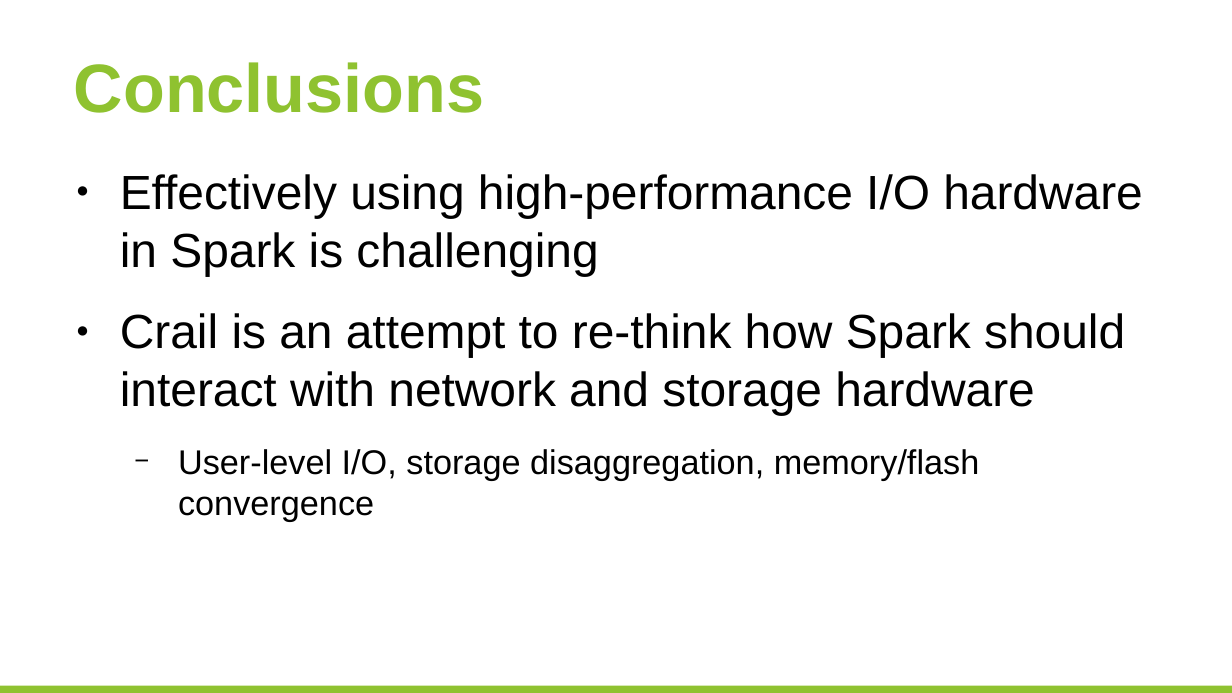
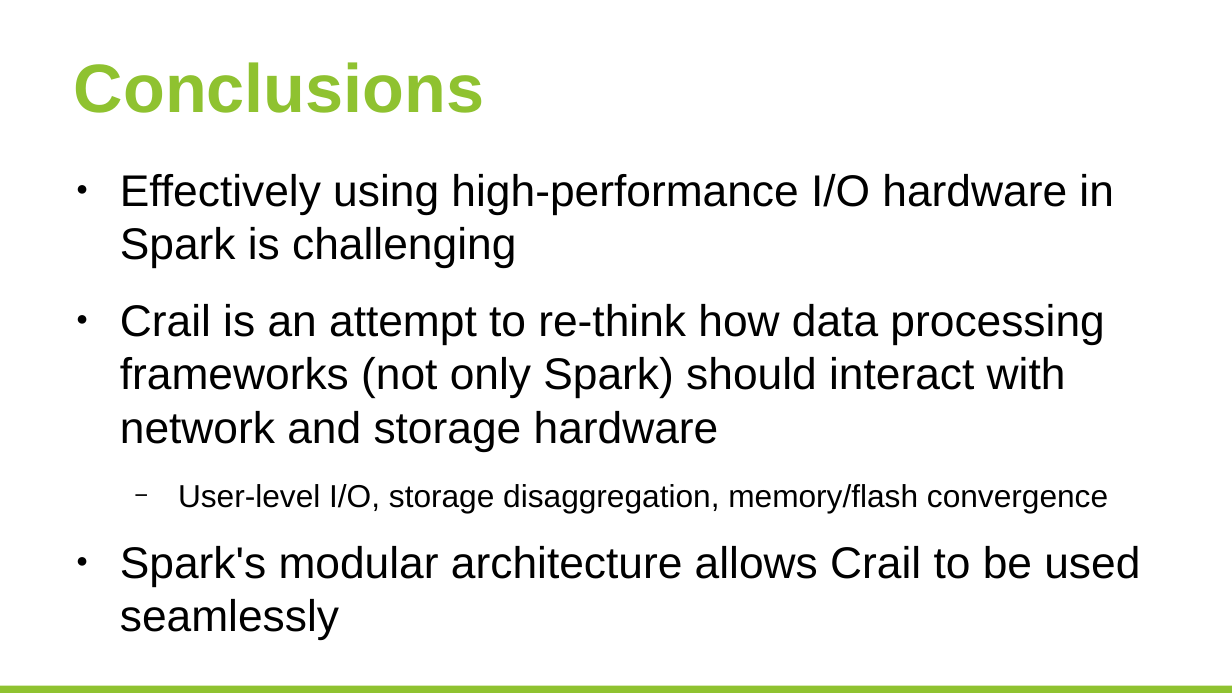
Before and after one commit to huangyibo/spark-summit-17, a slide deck: slide 28 of crail-spark-summit.odp (slide 27 before the commit). Drawn at 1232x693 pixels with LibreOffice and Linux fonts; fonts in the diff are those of the drawing; background and template pictures are left out. Boxes give left, top, right and bottom in pixels: in the first picture for what was removed or moved away, otherwise in the second. Text is boxed around its words. In the diff, an @@ line names an element or a change of style, - is before the commit and + after.

Commit message:
crail deck

```diff
--- a/crail-spark-summit.odp
+++ b/crail-spark-summit.odp
@@ text at [120,174,1113,513]: size 28 to 25.9 pt in "Effectively using high-performance I/O hardware in Spark ..."; size 20 to 18.5 pt in "User-level I/O, storage disaggregation, memory/flash converg ..." @@
@@ text at [120,304,1104,451]: text changed; size 28 to 25.9 pt @@
-● Crail is an attempt to re-think how Spark should interact with network and storage hardware
+● Crail is an attempt to re-think how data processing frameworks (not only Spark) should interact with network and storage hardware
@@ text at [120,546,1140,639]: paragraph added @@
+● Spark's modular architecture allows Crail to be used seamlessly
```
Also in this commit, not shown: 10 other slides changed, 3 slides added, 3 slides removed, 1 other file.
